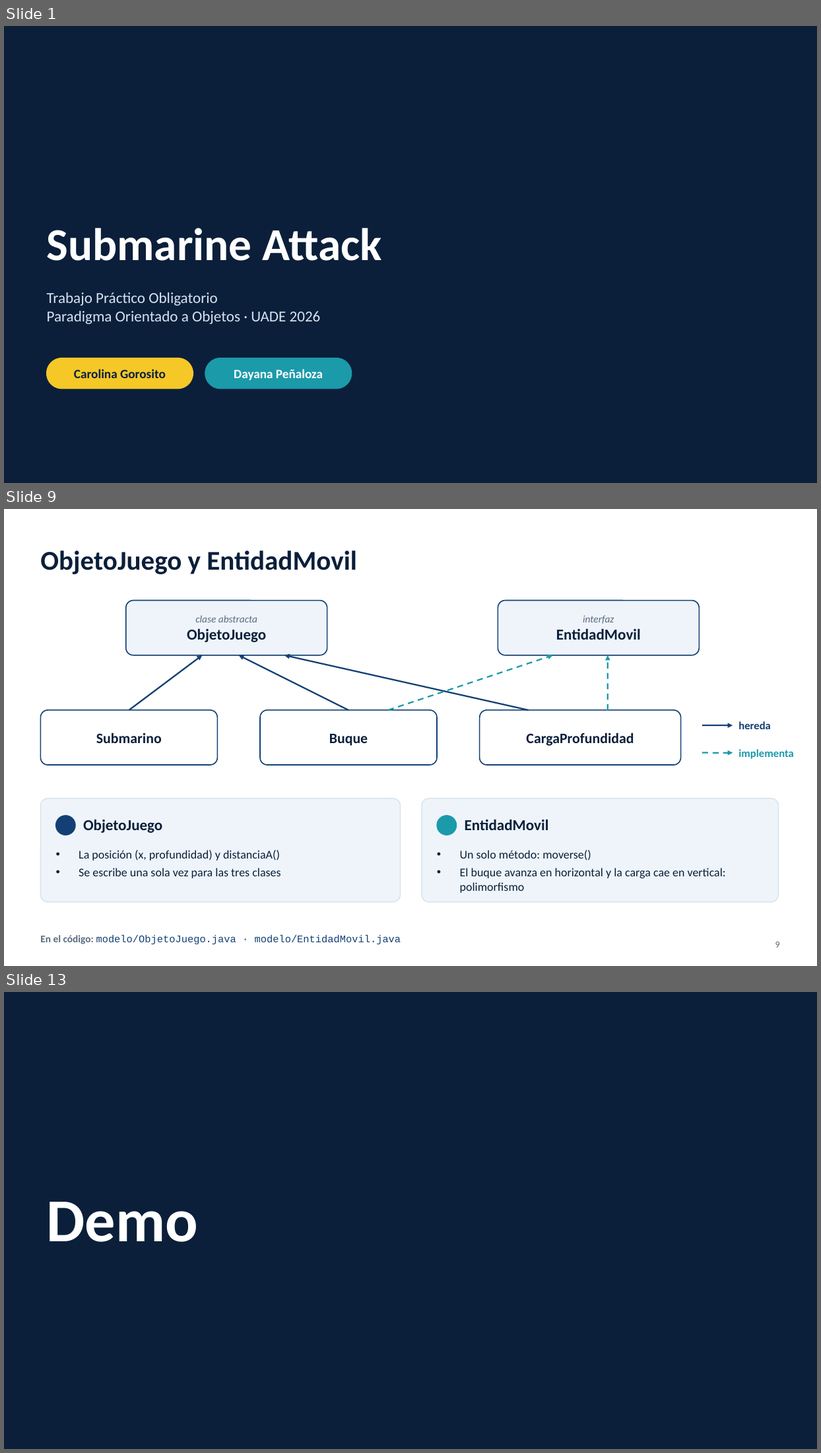
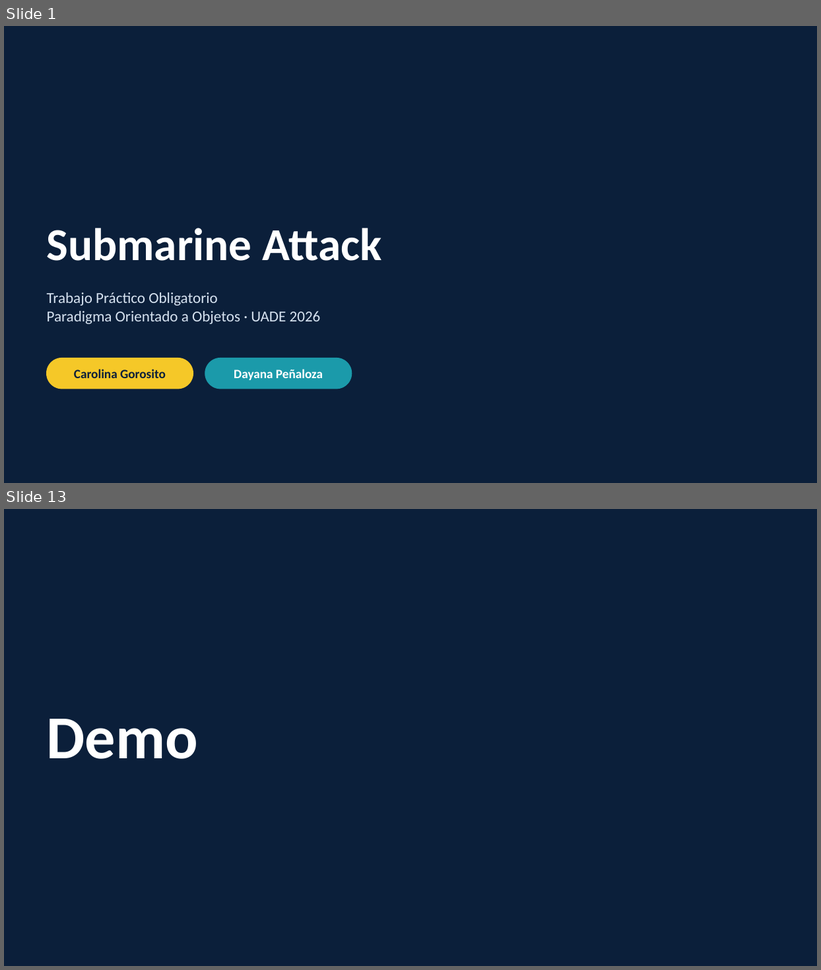
Before and after one commit to dypenaloza/TPO_Submarine_Attack, a slide deck: docs/Presentacion_Submarine_Attack.pptx. Shown one above the other, each under a label of ours: slides 1, 9 and 13 before the commit, slides 1 and 13 after it; the slides between them are not shown. The pictures are 821x1453 and 821x970 pixels, drawn with LibreOffice and Linux fonts; fonts in the diff are those of the drawing; background and template pictures are left out. Boxes give left, top, right and bottom in pixels: in the first picture for what was removed or moved away, otherwise in the second. Text is boxed around its words. In the diff, an @@ line names an element or a change of style, - is before the commit and + after.

```diff
--- a/docs/Presentacion_Submarine_Attack.pptx
+++ b/docs/Presentacion_Submarine_Attack.pptx
@@ slide 9 removed at [4, 509, 817, 966], background #FFFFFF @@
@@ text removed at [40, 551, 356, 574] @@
-ObjetoJuego y EntidadMovil
@@ rounded rectangle removed at [126, 601, 327, 656] @@
@@ rounded rectangle removed at [498, 601, 700, 656] @@
@@ text removed at [187, 615, 266, 642] @@
-clase abstracta
-ObjetoJuego
@@ text removed at [556, 615, 641, 640] @@
-interfaz
-EntidadMovil
@@ arrow removed from (129, 710) to (202, 656) @@
@@ arrow removed from (349, 710) to (239, 656) @@
@@ arrow removed from (529, 710) to (284, 656) @@
@@ arrow removed from (388, 710) to (553, 656) @@
@@ arrow removed from (608, 710) to (608, 656) @@
@@ rounded rectangle removed at [40, 710, 217, 765] @@
@@ rounded rectangle removed at [260, 710, 437, 765] @@
@@ rounded rectangle removed at [480, 710, 681, 765] @@
@@ arrow removed from (702, 725) to (733, 725) @@
@@ text removed at [739, 722, 771, 729] @@
-hereda
@@ text removed at [96, 733, 162, 743] @@
-Submarino
@@ text removed at [329, 734, 368, 746] @@
-Buque
@@ text removed at [526, 733, 634, 746] @@
-CargaProfundidad
@@ arrow removed from (702, 753) to (733, 753) @@
@@ text removed at [739, 749, 794, 759] @@
-implementa
@@ rounded rectangle removed at [40, 799, 401, 902] @@
@@ rounded rectangle removed at [422, 799, 779, 902] @@
@@ ellipse removed at [56, 816, 75, 835] @@
@@ text removed at [83, 819, 162, 833] @@
-ObjetoJuego
@@ ellipse removed at [437, 816, 457, 835] @@
@@ text removed at [465, 819, 549, 830] @@
-EntidadMovil
@@ text removed at [79, 850, 281, 879] @@
-• La posición (x, profundidad) y distanciaA()
-• Se escribe una sola vez para las tres clases
@@ text removed at [460, 850, 726, 893] @@
-• Un solo método: moverse()
-• El buque avanza en horizontal y la carga cae en vertical: polimorfismo
@@ text removed at [40, 935, 401, 945] @@
-En el código: modelo/ObjetoJuego.java · modelo/EntidadMovil.java
@@ page number removed at [776, 942, 780, 948] @@
-9
```
Also in this commit, not shown: 8 slides changed, 3 slides added, 2 other slides removed, 1 other file.
